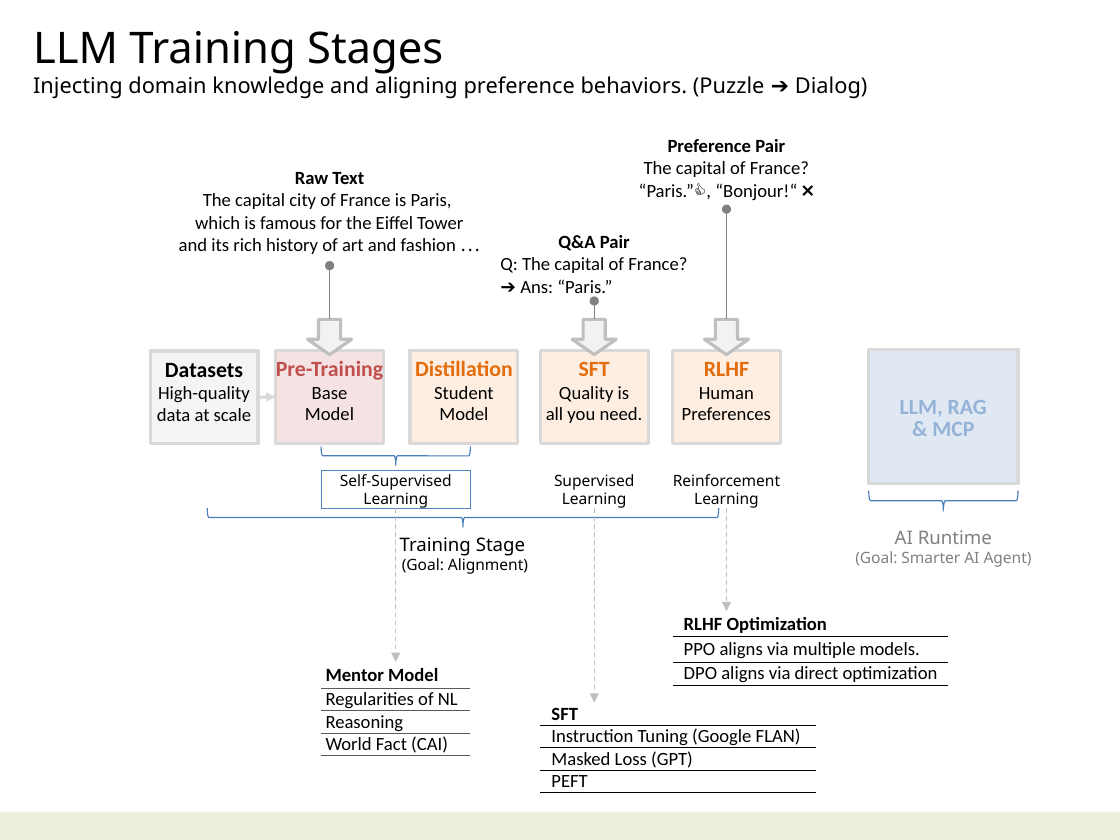
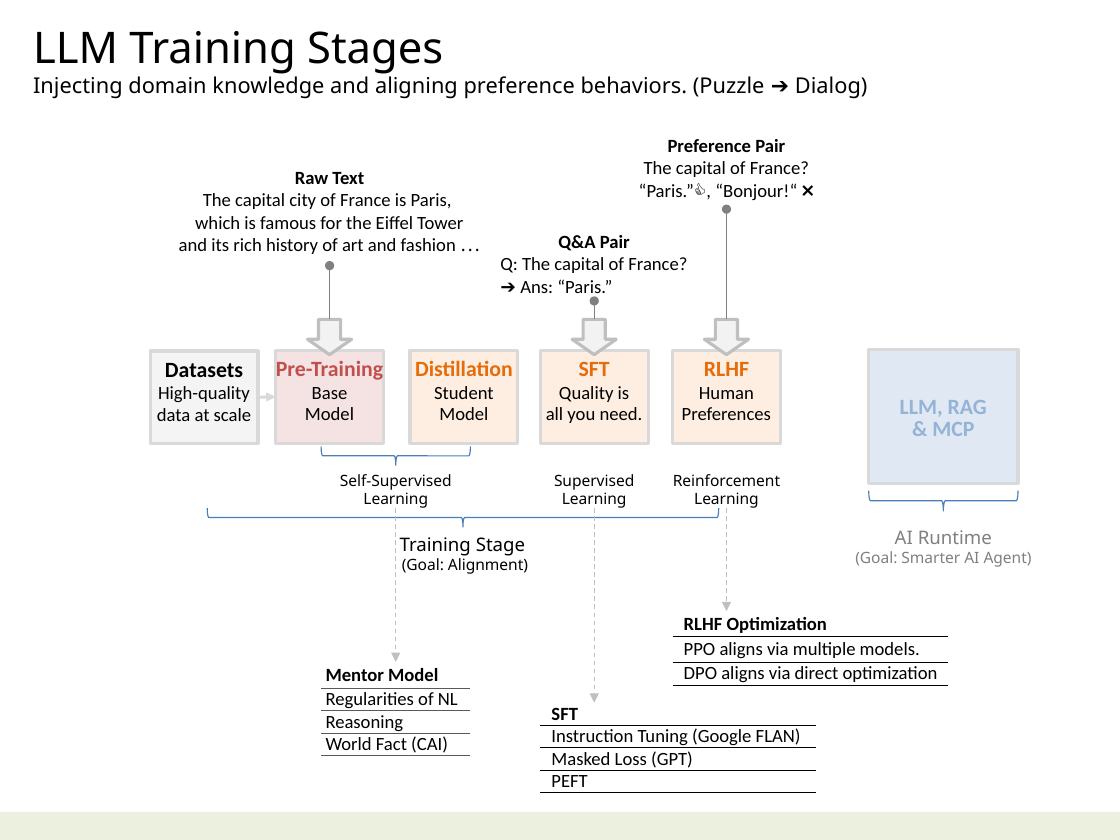
Before and after one commit to navibator/crazy-ai, a slide deck: slide 6 of ai.pptx. Drawn at 1120x840 pixels with LibreOffice and Linux fonts; fonts in the diff are those of the drawing. Boxes give left, top, right and bottom in pixels: in the first picture for what was removed or moved away, otherwise in the second. Text is boxed around its words. In the diff, an @@ line names an element or a change of style, - is before the commit and + after.

```diff
--- a/ai.pptx
+++ b/ai.pptx
@@ text "Self-Supervised": place and size @@
-text "Self-Supervised" at bbox=[321, 470, 470, 507]
+text "Self-Supervised" at bbox=[340, 474, 452, 509]
@@ text "Self-Supervised" at bbox=[340, 474, 452, 509]: outline #4F81BD 0.75 pt to none @@
```
Also in this commit, not shown: 3 other slides changed, 1 slide removed, 1 other file.
